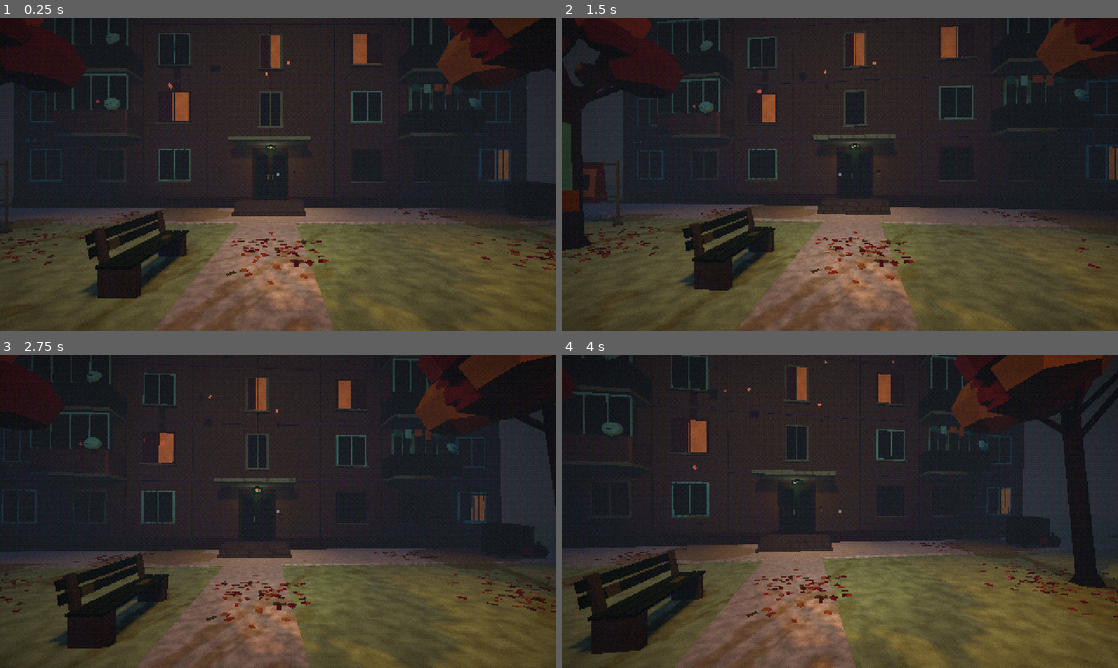
Above: before the commit, frames 1-4 (two rows, left to right).
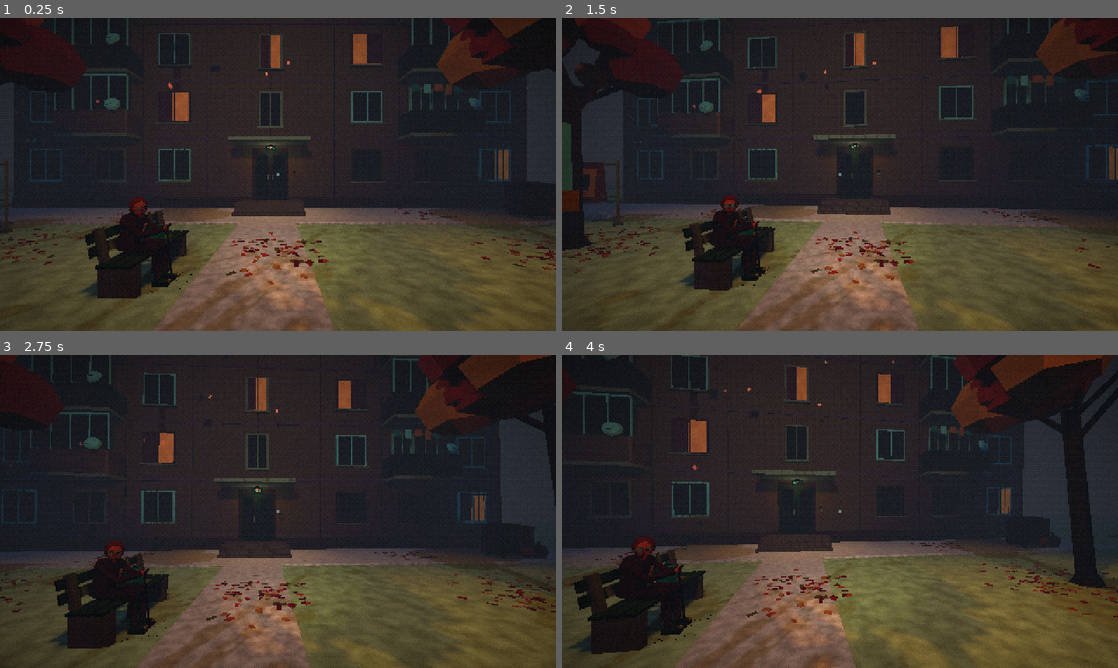
Above: after the commit, the same moments.

Repository: alexdragnea1/horror-indie
Game: Godot game, scene res://scenes/afara_bloc.tscn
Two runs of this game, one before a commit and one after it. Both use one fixed random seed, a clock stepped at 60 frames per second and the inputs below. This scene is started directly instead of the project's main scene. Sound files missing from this copy of the repository are replaced by a short silence.
Inputs (mouse positions are in pixels of both pictures, inside the frame that each line leads up to):
- Up to frame 1 (0.25 s): no input
- Up to frame 2 (1.5 s): tap Enter at 0.5 s; move the mouse to (867, 174) at 0.52 s; hold E (interact) 0.53-1.28 s; click (867, 174) at 0.67 s; tap Space at 1.25 s; move the mouse to (812, 174) at 1.27 s; tap Shift (alearga) at 1.35 s; click (812, 174) at 1.42 s
- Up to frame 3 (2.75 s): tap E (interact) at 1.55 s; tap Enter at 2 s; move the mouse to (289, 505) at 2.02 s; hold E (interact) from 2.03 s (still down); tap D (dreapta) at 2.1 s; click (289, 505) at 2.17 s
- Up to frame 4 (4 s): tap Space at 2.75 s; move the mouse to (834, 517) at 2.77 s; release E (interact) at 2.78 s; tap W (inainte) at 2.85 s; click (834, 517) at 2.92 s; tap E (interact) at 3.05 s; tap Enter at 3.5 s; move the mouse to (878, 514) at 3.52 s; hold E (interact) from 3.53 s (still down); tap S (inapoi) at 3.6 s; click (878, 514) at 3.67 s

The runs differ from the first frame. In frame 1, 0.8% of the frame differs, in the area x 20-35%, y 57-89%; in frame 2, 0.7%; in frame 3, 0.9%; in frame 4, 1.1%, in the area x 9-27%, y 57-93%.

Commit message:
Baba de pe bancă (Old hag), banca nu mai e interactivă
Co-Authored-By: Claude Opus 5.5 <noreply@anthropic.com>

Diff:
--- a/scenes/afara_bloc.tscn
+++ b/scenes/afara_bloc.tscn
@@ -28,6 +28,7 @@
 [ext_resource type="AudioStream" path="res://sunete/tabla_lovita.ogg" id="26"]
 [ext_resource type="AudioStream" path="res://sunete/fantoma.ogg" id="27"]
 [ext_resource type="AudioStream" path="res://sunete/usa_incuiata.ogg" id="28"]
+[ext_resource type="PackedScene" path="res://scenes/baba.tscn" id="29"]
 
 [sub_resource type="Environment" id="mediu"]
 background_mode = 1
@@ -436,8 +437,6 @@
 
 [node name="Banca" type="StaticBody3D" parent="."]
 transform = Transform3D(0, 0, 1, 0, 1, 0, -1, 0, 0, -1.75, 0, 6.8)
-script = ExtResource("19")
-replici = PackedStringArray("Someone carved \"THE COVEN WAS HERE\" into the backrest.", "You: Very subtle.")
 
 [node name="Model" parent="Banca" instance=ExtResource("15")]
 script = ExtResource("3")
@@ -446,6 +445,9 @@
 [node name="Coliziune" type="CollisionShape3D" parent="Banca"]
 transform = Transform3D(1, 0, 0, 0, 1, 0, 0, 0, 1, 0, 0.45, 0.05)
 shape = SubResource("forma_banca")
+
+[node name="Baba" parent="." instance=ExtResource("29")]
+transform = Transform3D(0, 0, 1, 0, 1, 0, -1, 0, 0, -1.75, 0, 7.15)
 
 [node name="Tomberon" type="StaticBody3D" parent="."]
 transform = Transform3D(1, 0, 0, 0, 1, 0, 0, 0, 1, 9.6, 0.06, 2.4)
--- /dev/null
+++ b/scenes/baba.tscn
@@ -0,0 +1,27 @@
+[gd_scene load_steps=6 format=3]
+
+[ext_resource type="Script" path="res://scripts/personaj.gd" id="1"]
+[ext_resource type="PackedScene" path="res://models/baba.glb" id="2"]
+[ext_resource type="Script" path="res://scripts/model_ps2.gd" id="3"]
+[ext_resource type="Material" path="res://shaders/material_model.tres" id="4"]
+
+[sub_resource type="BoxShape3D" id="forma"]
+size = Vector3(0.5, 0.75, 0.55)
+
+[node name="Baba" type="StaticBody3D" node_paths=PackedStringArray("cap")]
+script = ExtResource("1")
+cap = NodePath("Model/Cap")
+distanta_privire = 7.0
+unghi_maxim_cap = 75.0
+se_intoarce = false
+indiciu = "[E] Talk to the old hag"
+replici_dupa = PackedStringArray("Old hag: Go on, go on. Say hi to your mother for me.")
+replici = PackedStringArray("Old hag: Hey, how is your mother?", "You: Eh, you know, good..I guess.", "Old hag: Does she still have that alcohol problem?", "Old hag: I couldn't get her to quit even when she was pregnant with you..", "You: Oh..I-I didn't know that..", "Old hag: Yeah, she was a real menace in the neighbourhood.", "Old hag: She must've been with all the men from here.", "You: Have a nice night...")
+
+[node name="Model" parent="." instance=ExtResource("2")]
+script = ExtResource("3")
+material = ExtResource("4")
+
+[node name="Coliziune" type="CollisionShape3D" parent="."]
+transform = Transform3D(1, 0, 0, 0, 1, 0, 0, 0, 1, 0, 0.82, -0.05)
+shape = SubResource("forma")
--- a/scripts/dialog.gd
+++ b/scripts/dialog.gd
@@ -13,7 +13,7 @@
 ## „Vocea”: un bip scurt la fiecare câteva litere, ca în jocurile vechi.
 const VOCE := preload("res://sunete/dialog_voce.ogg")
 ## Înălțimea vocii pentru fiecare personaj (1 = normal, mai mic = mai gros).
-const INALTIME_VOCI := {"MOM": 0.62}
+const INALTIME_VOCI := {"MOM": 0.62, "OLD HAG": 0.78}
 const INALTIME_JUCATOR := 1.25
 ## Pentru replicile fără nume (descrieri, naratorul).
 const INALTIME_FARA_NUME := 0.9
--- a/scripts/personaj.gd
+++ b/scripts/personaj.gd
@@ -11,6 +11,8 @@
 @export var distanta_privire := 5.0
 ## Cât de mult își poate întoarce capul (grade).
 @export var unghi_maxim_cap := 70.0
+## Debifează la personajele care stau jos (ex. baba de pe bancă): atunci se uită doar cu capul.
+@export var se_intoarce := true
 ## Cât de repede se întoarce spre tine când vorbiți (secunde).
 @export var durata_intoarcere := 0.5
 
@@ -42,7 +44,7 @@
 	_vorbeste = true
 	folosit.emit()
 	var jucator := _jucator()
-	if jucator:
+	if jucator and se_intoarce:
 		var d := jucator.global_position - global_position
 		var tinta := atan2(d.x, d.z)  # modelele privesc spre +Z
 		var tween := create_tween().set_trans(Tween.TRANS_SINE)
Binary file added: models/baba.glb
Not shown, added: models/baba.glb.import
Not shown, changed: CLAUDE.md
Not shown, changed: README.md
Not shown, changed: tools/blender/afara.py
